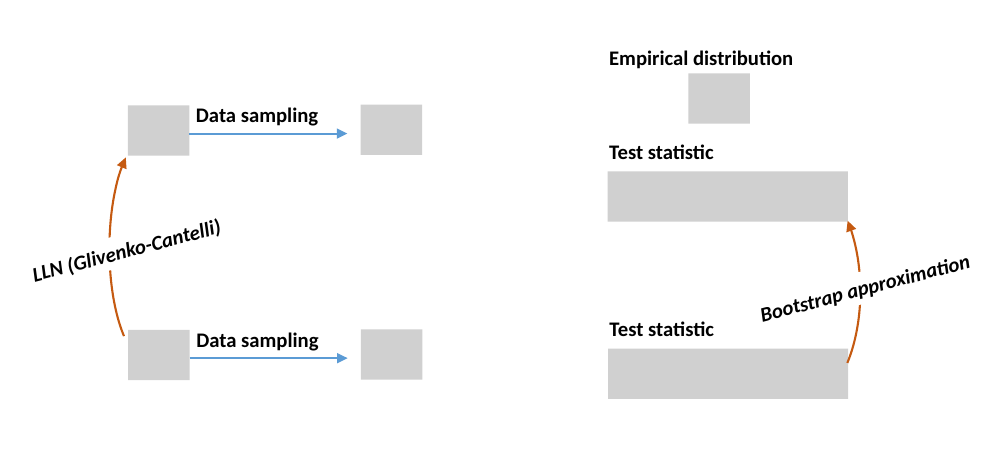
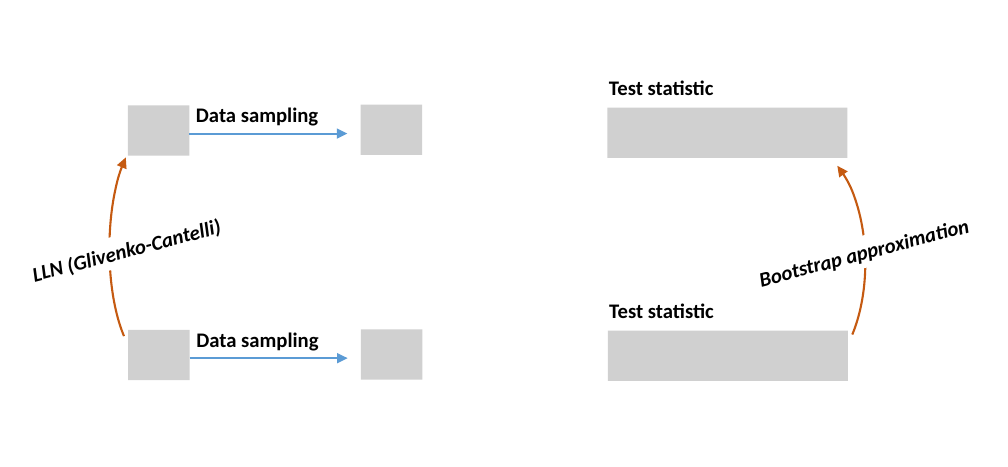
Before and after one commit to tadao-hoshino/Advanced-Econometrics, a slide deck: slide 1 of figs/bootstrap.pptx. Drawn at 1008x467 pixels with LibreOffice and Linux fonts; fonts in the diff are those of the drawing; grey boxes stand for pictures. Boxes give left, top, right and bottom in pixels: in the first picture for what was removed or moved away, otherwise in the second. Text is boxed around its words. In the diff, an @@ line names an element or a change of style, - is before the commit and + after.

```diff
--- a/figs/bootstrap.pptx
+++ b/figs/bootstrap.pptx
@@ text removed at (x1=609, y1=50, x2=793, y2=69) @@
-Empirical distribution
@@ text "Test statistic" moved from (x1=609, y1=144, x2=714, y2=159) to (x1=609, y1=80, x2=714, y2=95) @@
@@ picture removed at (x1=689, y1=73, x2=750, y2=124) @@
@@ picture added at (x1=608, y1=108, x2=848, y2=158) @@
@@ arc (boxed as its full ellipse) moved from (x1=740, y1=177, x2=860, y2=407) to (x1=745, y1=148, x2=865, y2=378) @@
@@ arc (boxed as its full ellipse) at (x1=745, y1=148, x2=865, y2=378): proportions changed @@
@@ picture removed at (x1=608, y1=171, x2=848, y2=222) @@
@@ rectangle "Bootstrap approximation" moved from (x1=750, y1=236, x2=1003, y2=332) to (x1=749, y1=201, x2=1002, y2=296) @@
@@ text "Test statistic" moved from (x1=609, y1=321, x2=714, y2=336) to (x1=609, y1=303, x2=714, y2=318) @@
@@ picture moved from (x1=608, y1=348, x2=848, y2=399) to (x1=608, y1=330, x2=848, y2=381) @@
```
Also in this commit, not shown: 10 other files.
